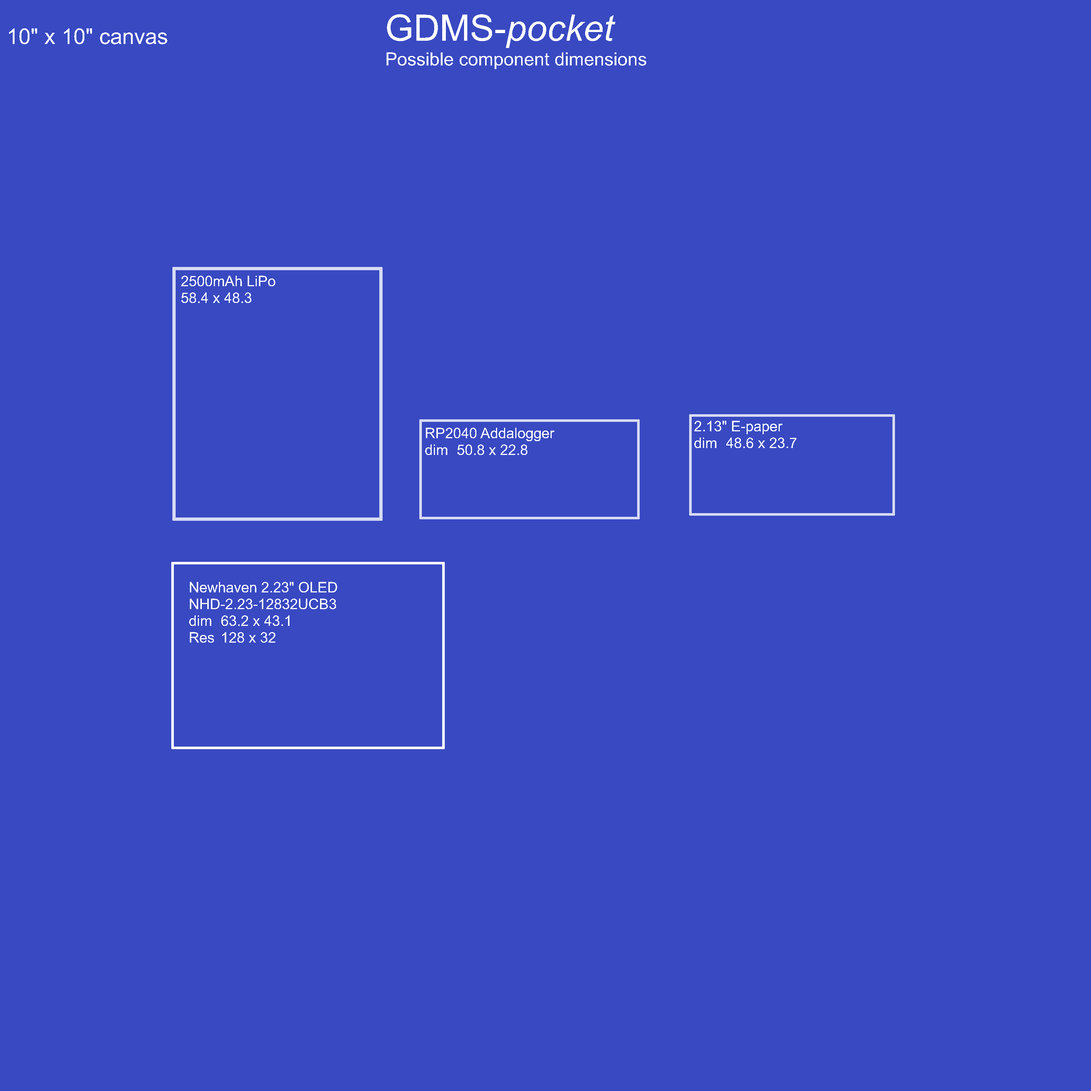
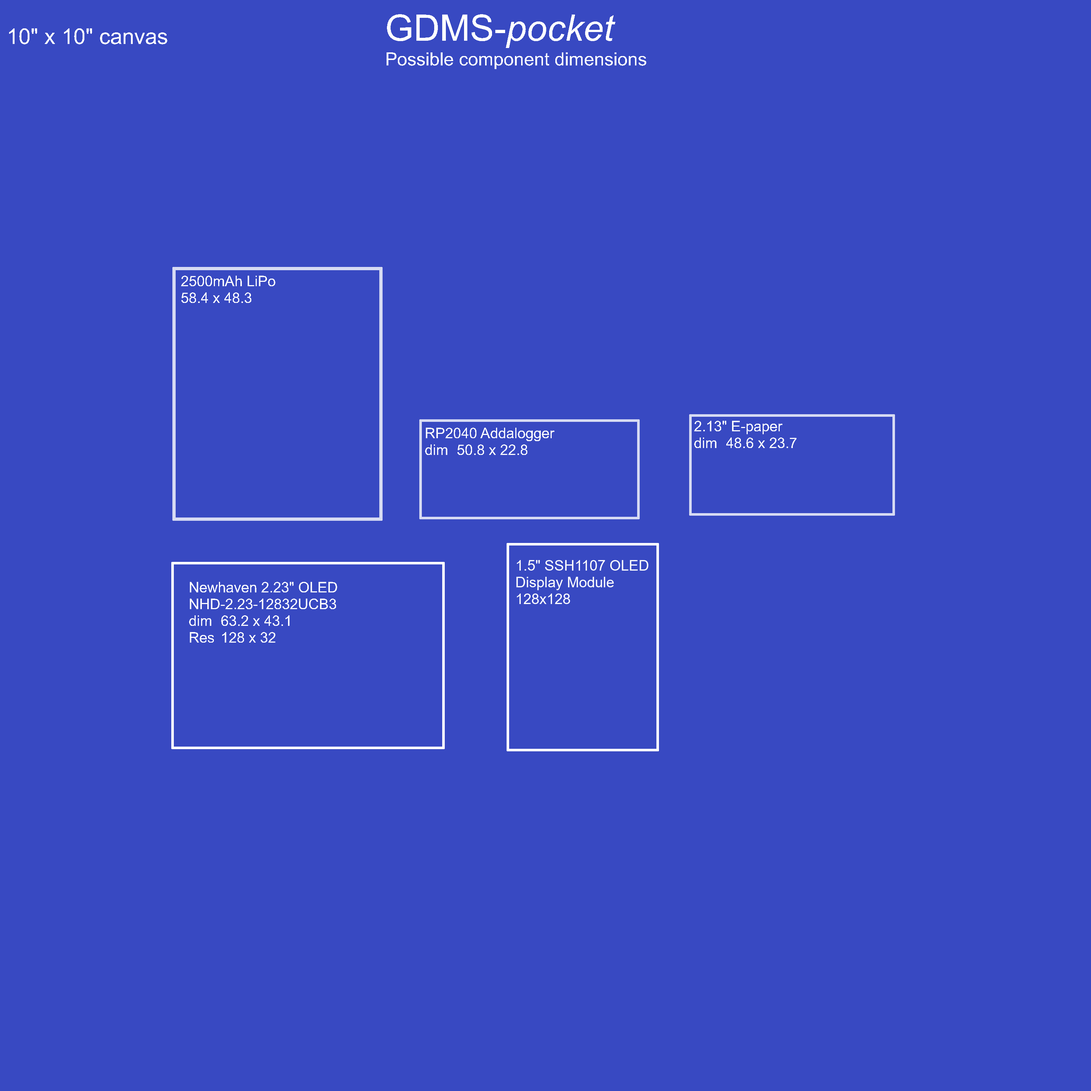
Layers edited between the first and the second 1091 × 1091 image:
added layer "1.5' SSH1107 OLED Display Modu..." above "1.5' 128x128 OLED" over box(516, 560, 649, 605)
added layer "1.5' 128x128 OLED" above "2.13' E-paper ..." over box(506, 543, 660, 752)
